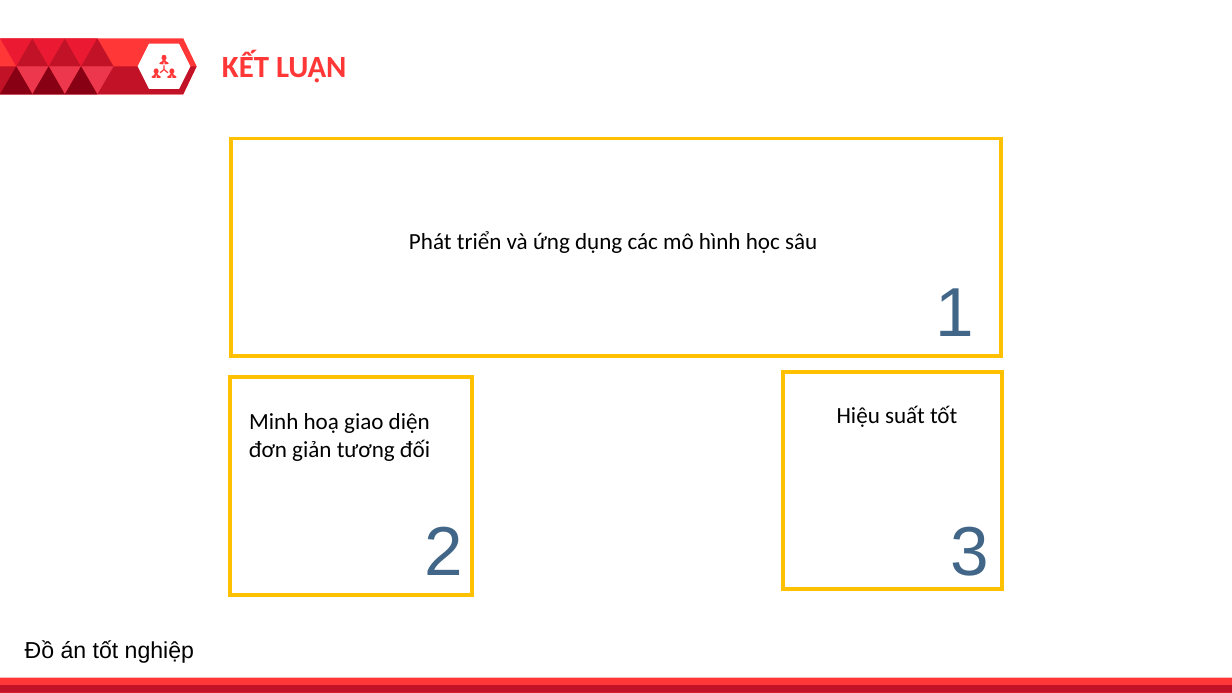
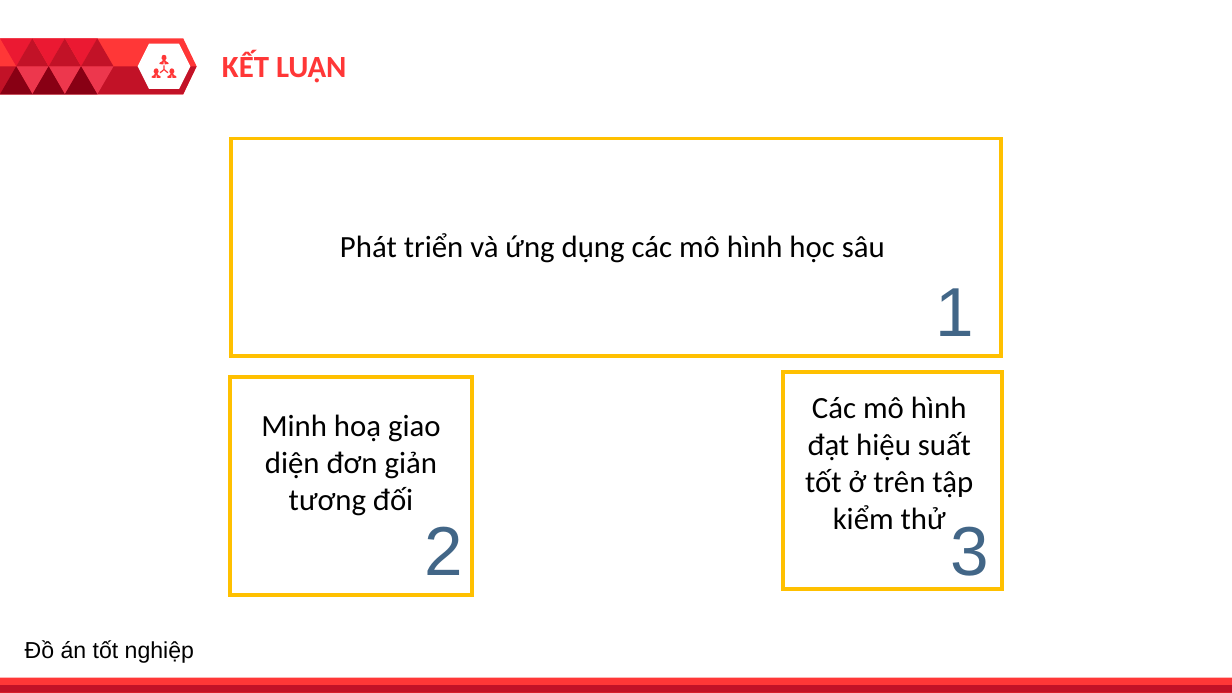
Before and after one commit to sit-tvu/tn-da20ttb-110120163-lethanhtruyen-phathienbatthuonganhykhoa, a slide deck: slide 20 of docs/110120163_SlideBaoCaoKhoaLuan.pptx. Drawn at 1232x693 pixels with LibreOffice and Linux fonts; fonts in the diff are those of the drawing. Boxes give left, top, right and bottom in pixels: in the first picture for what was removed or moved away, otherwise in the second. Text is boxed around its words. In the diff, an @@ line names an element or a change of style, - is before the commit and + after.

Commit message:
final change

```diff
--- a/docs/110120163_SlideBaoCaoKhoaLuan.pptx
+++ b/docs/110120163_SlideBaoCaoKhoaLuan.pptx
@@ text "Phát triển và ứng dụng ..." at [340,233,885,263]: size 18 to 24 pt @@
@@ text "Minh hoạ giao diện đơn ..." at [261,414,441,516]: size 18 to 24 pt @@
@@ text "Minh hoạ giao diện đơn ...": place and size @@
-text "Minh hoạ giao diện đơn ..." at [249,413,430,461]
+text "Minh hoạ giao diện đơn ..." at [261,414,441,516]
@@ text at [805,396,973,530]: text changed; size 18 to 24 pt @@
-Hiệu suất tốt
+Các mô hình đạt hiệu suất tốt ở trên tập kiểm thử
```
Also in this commit, not shown: 5 other slides changed.
